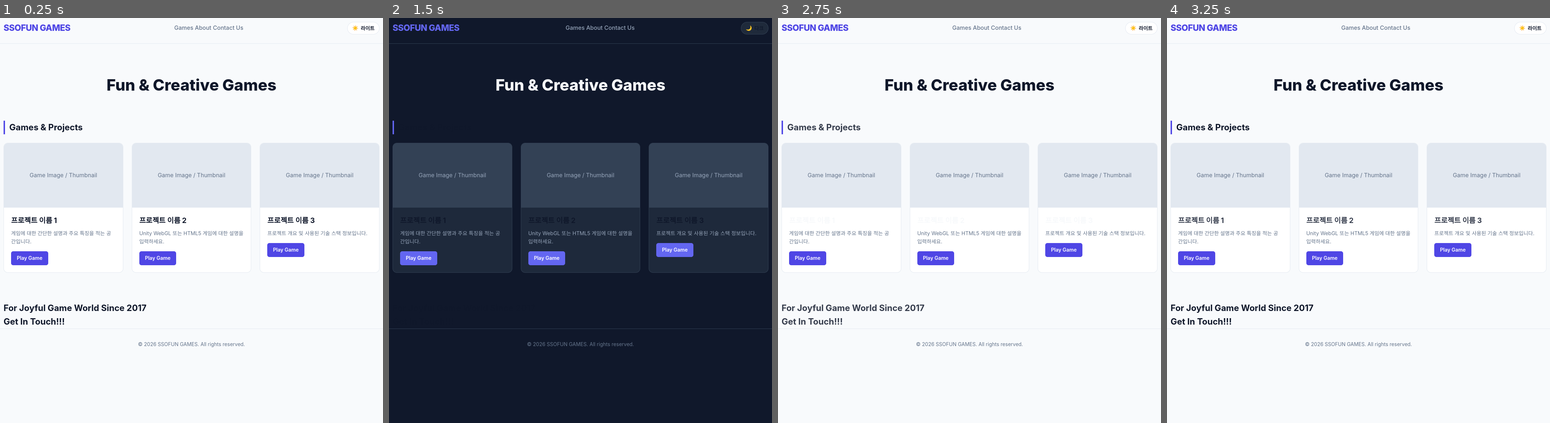
Above: before the commit, frames 1-4 (left to right).
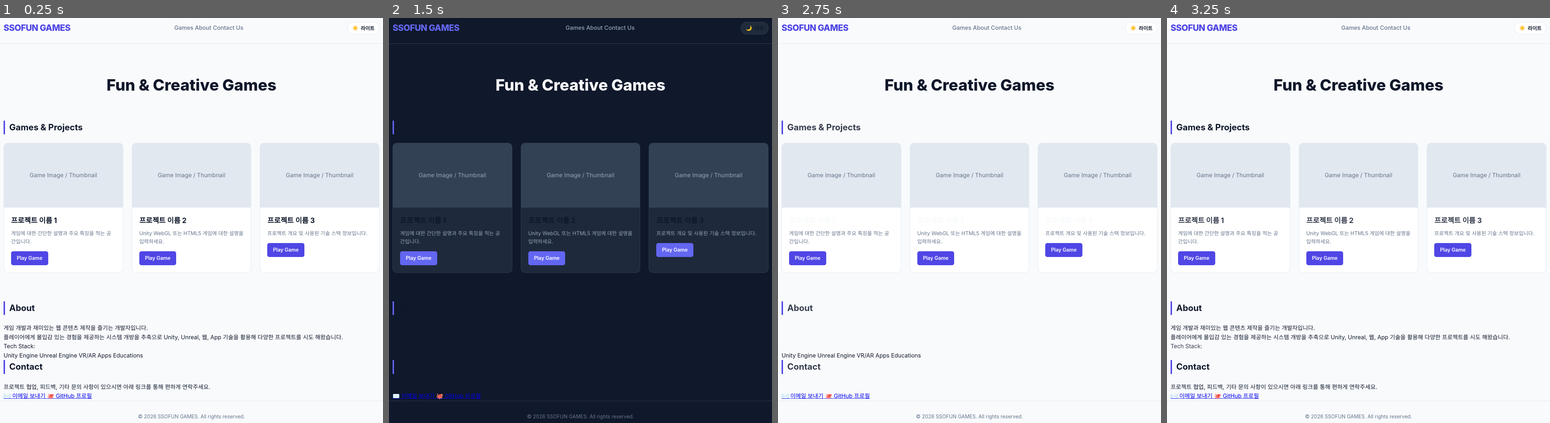
Above: after the commit, the same moments.

Repository: leesso/ssofungames
Game: browser game, page index.html
Same seed, same stepped clock (60 frames per second), same inputs: the game is played once before the commit and once after it.
Inputs:
- Up to frame 1 (0.25 s): no input
- Up to frame 2 (1.5 s): click "Play Game" at 0.27 s; click "☀️ 라이트" at 1.27 s
- Up to frame 3 (2.75 s): click "🌙 다크" at 1.87 s; click "Contact Us" at 2.47 s
- Up to frame 4 (3.25 s): click "Play Game" at 3.07 s

The runs differ from the first frame. In frame 1, 2.0% of the frame differs, in the area x 0-90%, y 69-100%; in frame 2, 0.6%; in frame 3, 1.0%; in frame 4, 1.8%.

Commit message:
Revamp about and contact sections in index.html

Diff:
--- a/index.html
+++ b/index.html
@@ -262,13 +262,41 @@
 
       </div>
     </section>
-    <section id="about">
-      <h2>For Joyful Game World Since 2017</h2>
-    </section>
-
-    <section id="contact">
-      <h2>Get In Touch!!!</h2>
-    </section>
+   <section id="about" class="about-section">
+    <h2 class="section-title">About</h2>
+    <div class="about-card">
+      <p>게임 개발과 재미있는 웹 콘텐츠 제작을 즐기는 개발자입니다.</p>
+      <p>플레이어에게 몰입감 있는 경험을 제공하는 시스템 개방을 추축으로 Unity, Unreal, 웹, App 기술을 활용해 다양한 프로젝트를 시도 해왔습니다.</p>
+
+      <div class="skills-container">
+        <span class="skill-title">Tech Stack:</span>
+        <div class="skills-list">
+          <span class="skill-tag">Unity Engine</span>
+          <span class="skill-tag">Unreal Engine</span>
+          <span class="skill-tag">VR/AR</span>
+          <span class="skill-tag">Apps</span>
+          <span class="skill-tag">Educations</span>
+        </div>
+      </div>
+    </div>
+  </section>
+
+  <section id="contact" class="contact-section">
+    <h2 class="section-title">Contact</h2>
+    <div class="contact-card">
+      <p>프로젝트 협업, 피드백, 기타 문의 사항이 있으시면 아래 링크를 통해 편하게 연락주세요.</p>
+      <div class="contact-links">
+        <a href="mailto:leessoda@gmail.com" class="contact-item">
+          <span class="contact-icon">✉️</span>
+          <span>이메일 보내기</span>
+        </a>
+        <a href="https://github.com/leesso" target="_blank" rel="noopener noreferrer" class="contact-item">
+          <span class="contact-icon">🐙</span>
+          <span>GitHub 프로필</span>
+        </a>
+      </div>
+    </div>
+  </section>
 
   </main>
 
